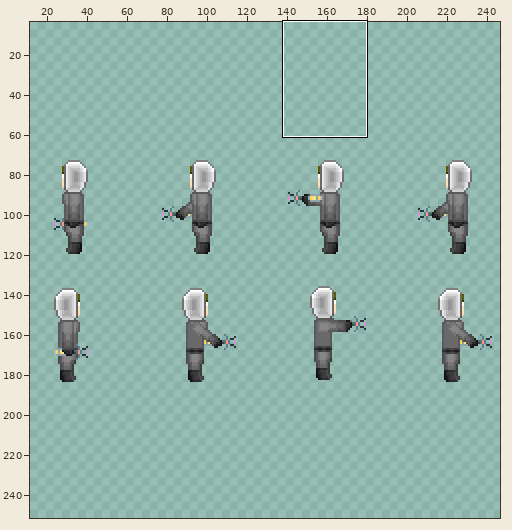
Sprite sheet, stored at graphics/characters/player/attack.png. Above: a wide view before the commit, with the close-up outlined.
Close-up. Before the edit:
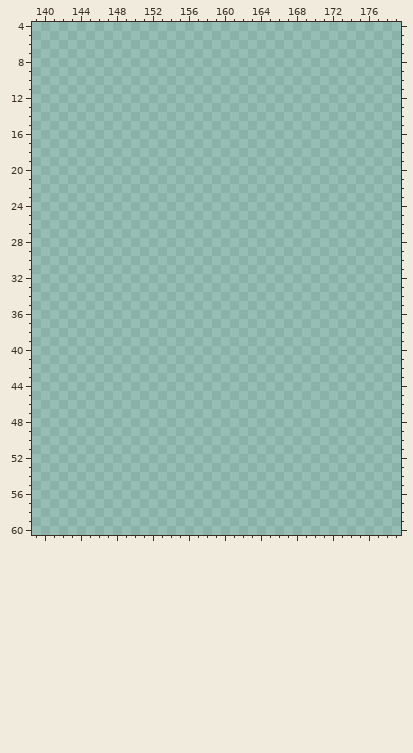
The file is 256x256 pixels. Colours within 5 levels of each other are drawn and written as one. Shown: x 139..179, y 4..60. The wide view leaves out empty margins. The commit also changed other parts of the picture, which this record leaves out.
Once edited:
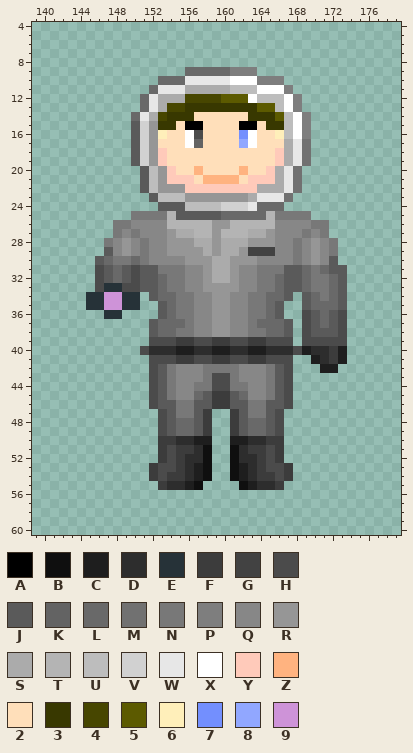
Palette (. is transparent): A #000000  B #0f0f0f  C #1e1e1e  D #2d2d2d  E #263238  F #3c3c3c  G #424242  H #4b4b4b  J #5a5a5a  K #636363  L #696969  M #717171  N #787878  P #7e7e7e  Q #878787  R #969696  S #ababab  T #b4b4b4  U #bdbdbd  V #d1d1d1  W #e7e7e7  X #ffffff  Y #ffcaba  Z #ffb380  2 #ffdfba  3 #383800  4 #474600  5 #5c5a00  6 #ffefba  7 #738ffe  8 #91a7ff  9 #ce93d8
Changes in this commit:
y 9: x 156..163 ........ -> LLLLLPPP
y 10: x 153..166 .............. -> LLLWWWWWXXXPPP
y 11: x 152..167 ................ -> LWWWSSSSSUUUXXXP
y 12: x 151..168 .................. -> LWSSS4444555XUUUXP
y 13: x 151..168 .................. -> LWS443333333355UXP
y 14: x 150..169 .................... -> LWS43332222223335UXP
y 15: x 150..169 .................... -> JVR332AA2222AA233UXP
y 16: x 150..169 .................... -> JVR622XH22227X226UXP
y 17: x 150..169 .................... -> JVR222XK22228X222SWM
y 18..19: x 150..169 .................... -> JVRY222222222222YSWM
y 20: x 151..168 .................. -> JURY22Z2222Z22YSWM
y 21: x 151..168 .................. -> JURYYY2ZZZZ2YYYSWM
y 22: x 151..168 .................. -> JURRRYYYYYYYYSSSWM
y 23: x 152..167 ................ -> JUUURRRRRRRSWWWM
y 24: x 153..166 .............. -> JJJUUUUVVVWLLL
y 25: x 150..169 .................... -> NNNNTJJJJJLLLLLTNNNN
y 26: x 148..171 ........................ -> NNQQQQTTTTTRRTTTTTQQQQNN
y 27: x 148..171 ........................ -> NQNQQQRSSTTRTTTSSRQQQNQN
y 28: x 147..172 .......................... -> NQRQNQQRRRSSRSSSRRRQQNQRQN
y 29: x 147..172 .......................... -> JQRQNQQRRRRSRSSRGGGQQNQRQN
y 30: x 146..172 ........................... -> JLNNLNQQQQRRRSSRRRQQQQNQRQJ
y 31: x 146..173 ............................ -> HJLJHJJNNNQQRSSRQQNNNJJLNLJJ
y 32: x 146..173 ............................ -> HJLJHJJLNNQQRSSRQQNNLJJLNNLJ
y 33: x 146..173 ............................ -> HEEHHJJLNNQQRRRRQQNNLJJLNNLJ
y 34: x 145..150 ...... -> EE99EE; x 152..167 ................ -> JLLNNQQRRQQNNLLJ; x 169..173 ..... -> JLNLJ
y 35: x 145..150 ...... -> EE99EE; x 153..166 .............. -> JLNNQQRRQQNNLJ; x 169..173 ..... -> JLLLJ
y 36: x 147..148 .. -> EE; x 153..166 .............. -> JLNNQQRRQQNNLJ; x 169..173 ..... -> HJLJH
y 37: x 152..167 ................ -> JLLLNQQRRQQNLLLJ; x 169..173 ..... -> HJLJH
y 38: x 152..167 ................ -> JLLNNQQRRQQNNLLJ; x 169..173 ..... -> HJJJH
y 39: x 152..167 ................ -> HHHFFHHFFHHFFHHH; x 169..173 ..... -> HHHHH
y 40: x 151..173 ....................... -> HDDDCCDDCCDDCCDDDHCDDFC
y 41: x 152..167 ................ -> HHHFFHHFFHHFFHHH; x 170..173 .... -> CDFC
y 42: x 152..167 ................ -> HJNQQQNNNNQQQNJH; x 171..172 .. -> CC
y 43: x 152..167 ................ -> HJNQQQNHHNQQQNJH
y 44: x 152..167 ................ -> HJNQQNNHHNNQQNJH
y 45: x 152..167 ................ -> HJNQQLJFFJLQQNJH
y 46: x 152..167 ................ -> HJJNNJJFFJJNNJJH
y 47: x 153..158 ...... -> HJNNJF; x 161..166 ...... -> FJNNJH
y 48..49: x 153..158 ...... -> HJLLJF; x 161..166 ...... -> FJLLJH
y 50: x 153..158 ...... -> FFDDCC; x 161..166 ...... -> CCDDFF
y 51: x 153..158 ...... -> FHFFDB; x 161..166 ...... -> BDFFHF
y 52: x 153..158 ...... -> FHFDDB; x 161..166 ...... -> BDDFHF
y 53: x 152..158 ....... -> FHHFDCB; x 161..167 ....... -> BCDFHHF
y 54: x 152..158 ....... -> FHFFDCB; x 161..167 ....... -> BCDFFHF
y 55: x 153..157 ..... -> FDDCB; x 162..166 ..... -> BCDDF
